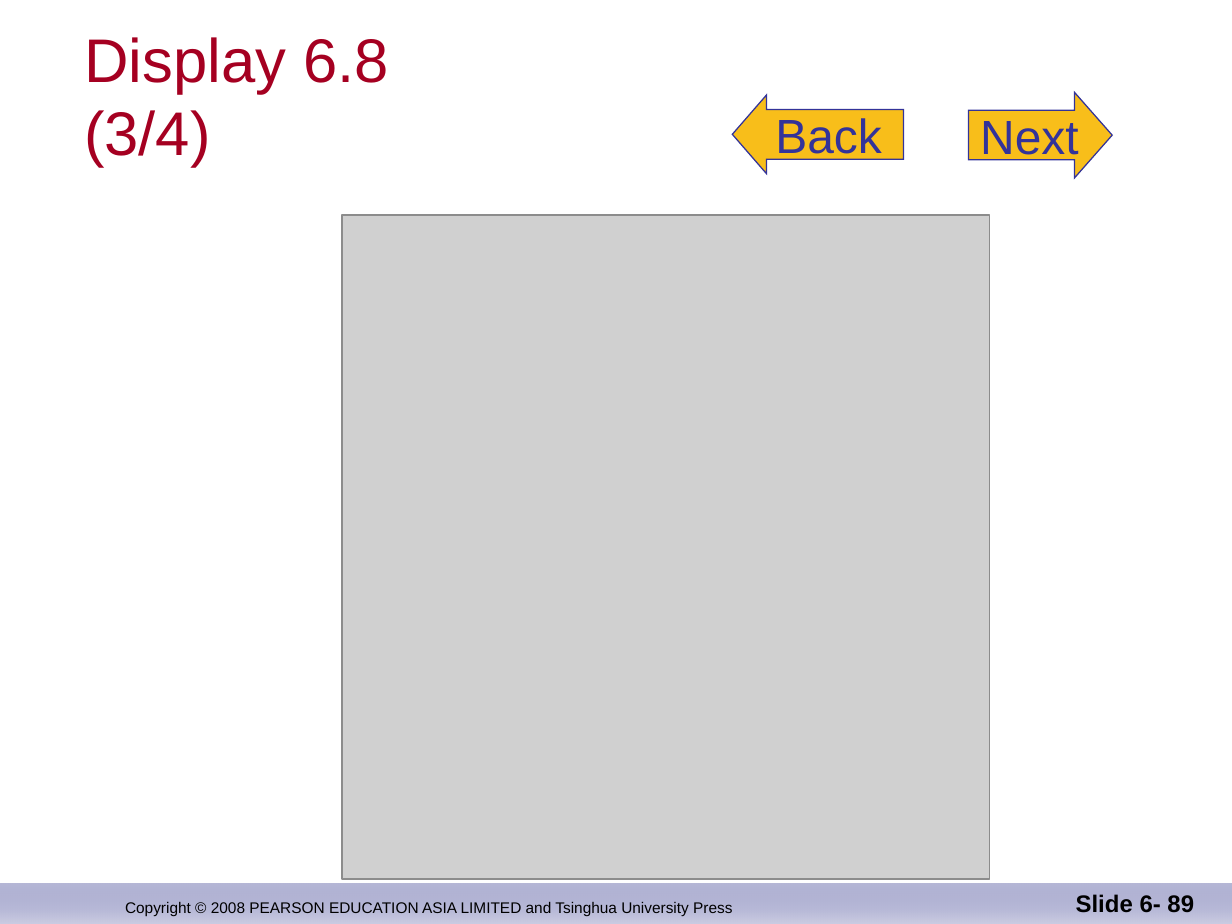
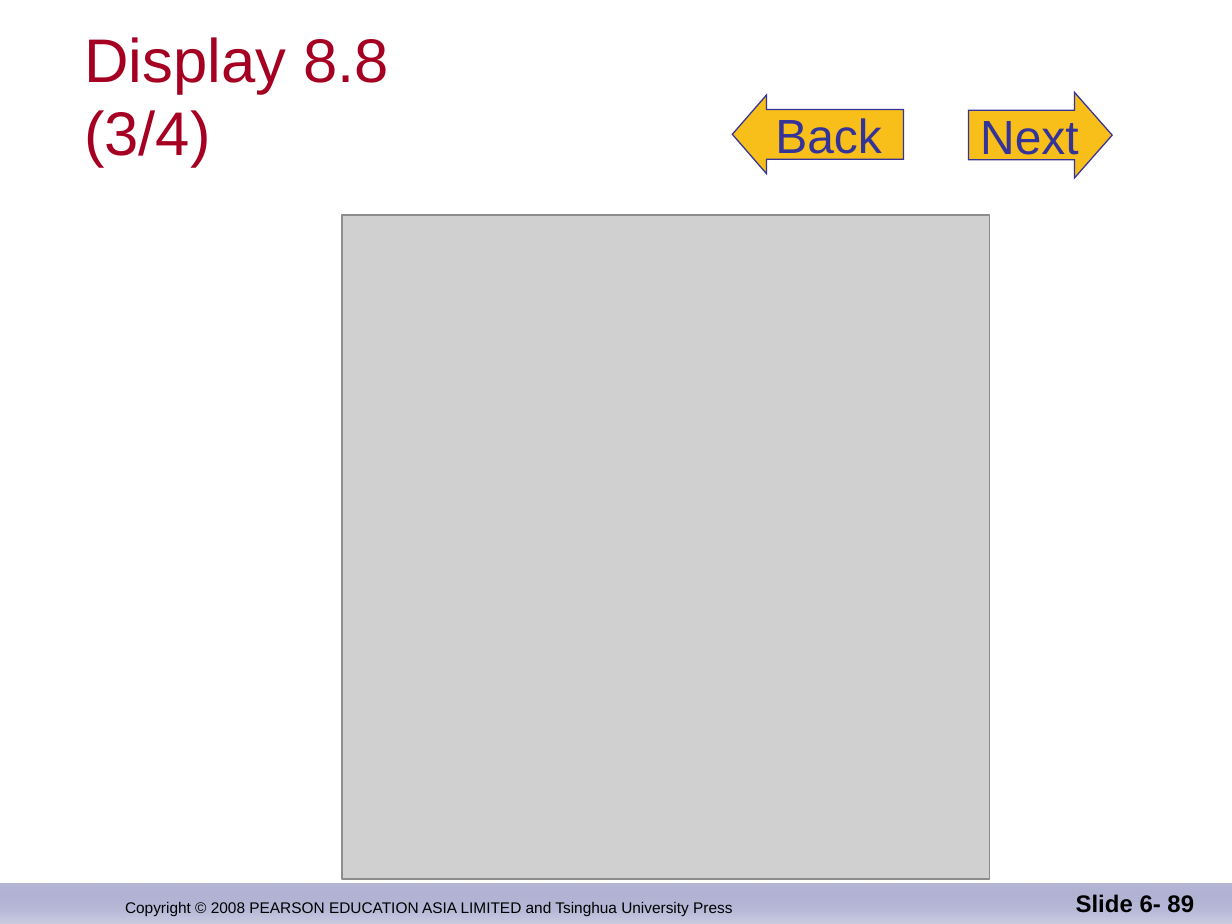
Before and after one commit to djuanbei/CPLUSPLUS, a slide deck: slide 89 of ppt/Chapter 8.ppt. Drawn at 1232x924 pixels with LibreOffice and Linux fonts; fonts in the diff are those of the drawing; grey boxes stand for pictures; background and template pictures are left out. Boxes give left, top, right and bottom in pixels: in the first picture for what was removed or moved away, otherwise in the second. Text is boxed around its words. In the diff, an @@ line names an element or a change of style, - is before the commit and + after.

```diff
--- a/ppt/Chapter 8.ppt
+++ b/ppt/Chapter 8.ppt
@@ title at (x1=84, y1=37, x2=389, y2=167): text changed @@
-Display 6.8
-(3/4)
+Display 8.8
+(3/4)
```
Also in this commit, not shown: 27 other slides changed, 3 other files.
